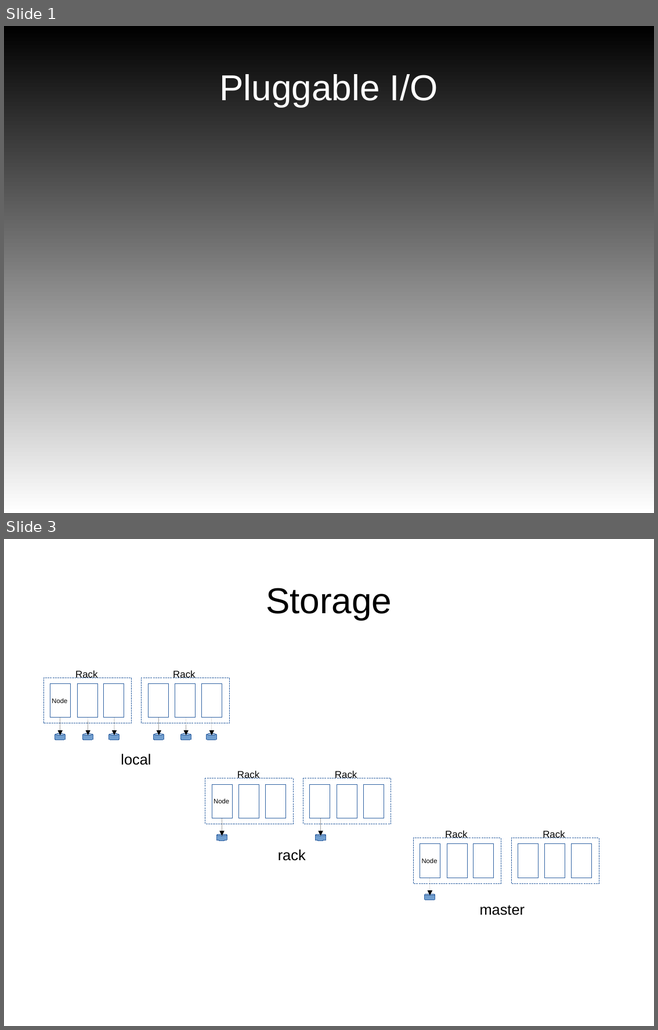
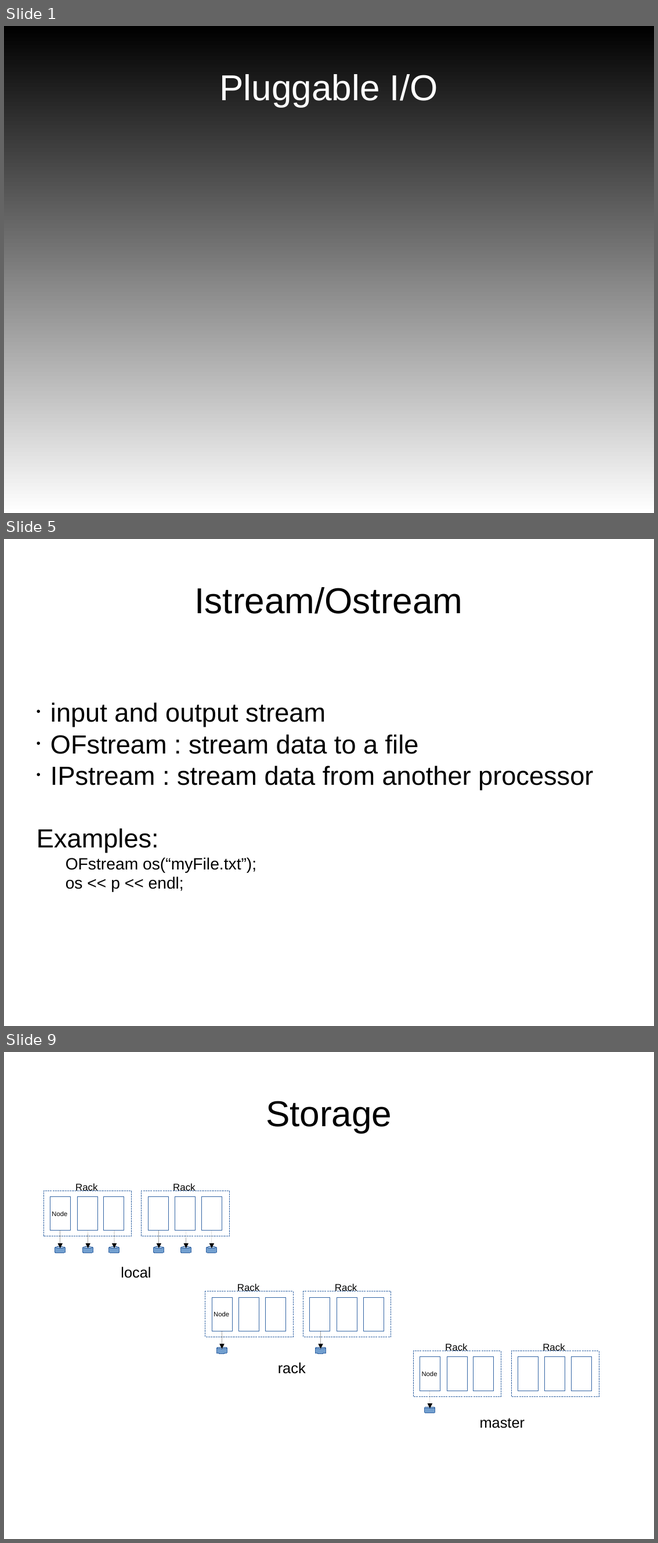
Before and after one commit to mattijsjanssens/mattijs-extensions, a slide deck: doc/Notes/GlobalFile_UGM2017/presentation.odp. Shown one above the other, each under a label of ours: slides 1 and 3 before the commit, slides 1, 5 and 9 after it; the slides between them are not shown. The pictures are 658x1030 and 658x1543 pixels, drawn with LibreOffice and Linux fonts; fonts in the diff are those of the drawing. Boxes give left, top, right and bottom in pixels: in the first picture for what was removed or moved away, otherwise in the second. Text is boxed around its words. In the diff, an @@ line names an element or a change of style, - is before the commit and + after.

```diff
--- a/doc/Notes/GlobalFile_UGM2017/presentation.odp
+++ b/doc/Notes/GlobalFile_UGM2017/presentation.odp
@@ slide 5 added at <box>4,539,654,1026</box>, background #FFFFFF @@
@@ title added at <box>195,587,463,614</box>, 44 pt, text #000000 @@
+Istream/Ostream
@@ subtitle added at <box>36,703,593,892</box>, 32 pt, text #000000 @@
+• input and output stream
+• OFstream : stream data to a file
+• IPstream : stream data from another processor
+Examples:
+OFstream os(“myFile.txt”);
+os << p << endl;
@@ what was slide 3 is now slide 9 @@
```
Also in this commit, not shown: 1 slide changed, 8 other slides added.
